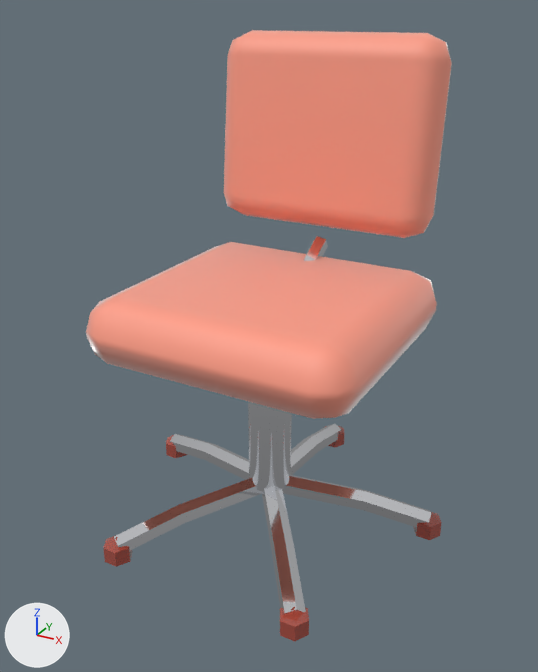
The glTF model public/assets/interiors/estudio/chair_swivel_pink.glb, before and after one commit.
Before and after are seen from a 50 mm lens placed at (0.575, -1.05, 0.926), pointed at (-0.003, 0.002, 0.4). Every picture has the same lights, and +X, +Y and +Z are marked at lower left. The first picture is the older version.

In view in the first picture: 'chair_swivel_pink'.
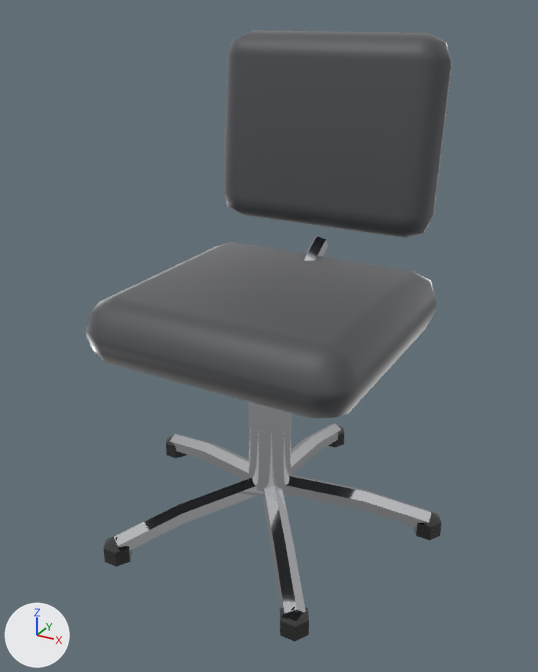
Where the change shows, as pixel boxes [x1, y1, x2, y2] in the pictures (538 x 672 px):
'chair_swivel_pink', recoloured (pink to dark grey): [86, 30, 452, 641] in both

Edits to the bpy script that builds the scene:
```text
Change mat_deep_010:
    mat_deep_010.base_color: (0.392, 0.0648, 0.0423) -> (0.013, 0.0137, 0.0152)  # red #a8483a -> black #1e1f21
Change mat_fabric_010:
    mat_fabric_010.base_color: (1.0, 0.337, 0.238) -> (0.0685, 0.0723, 0.0802)  # pink #ff9d86 -> dark grey #4a4c50
```
